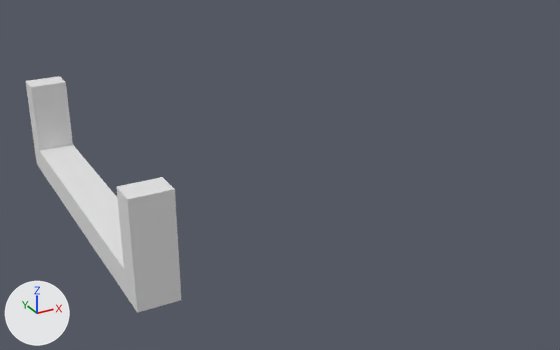
The Blender file Assets/Models/Bunker Parts/CorridorComponents/Straight Section/CorridorStraightCableSupport1.blend: old version first, new version second.
The view is the same before and after, from a 50 mm lens placed at (-0.91, -3.64, 5.68), pointed at (1.03, -0.11, 3.91). The lights are fixed; the arrows at lower left show +X, +Y and +Z.

Script lines for the objects in view, before the commit:
```python
me_cube_001 = bpy.data.meshes.new('Cube.001')
me_cube_001.from_pydata(...)  # 24 vertices, 22 faces; spans x -0.1..0.1, y -0.92..0.92, z 3.83..4.36
me_cube_001.polygons.foreach_set('use_smooth', [True] * 22)
ob_cablesupports1 = bpy.data.objects.new('CableSupports1', me_cube_001)
ob_cablesupports1.location = (0.0, 0.0, 0.0)
_m = ob_cablesupports1.modifiers.new('Mirror', 'MIRROR')
_m.use_axis = (False, False, False)
```
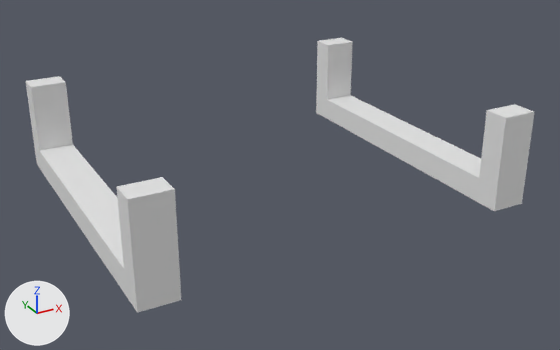
The newer file is also turned or shifted as a whole; pictures and numbers use the older file's frame.

Changed parts and their boxes [x1, y1, x2, y2] in the pictures (560 x 350 px):
'CableSupports1', reshaped (227% wider, 16% taller)
    before: [26, 76, 181, 313]
    after: [26, 38, 535, 313]
part 1 of me_cube_001, added
    after: [316, 38, 535, 211]

The edits, one by one:
me_cube_001 has 24 vertices, 22 faces and spans x -0.1..0.1, y -0.92..0.92, z 3.83..4.36.
me_cube_001 is used by ob_cablesupports1; location (0.0, 0.0, 0.0).
me_cube_001 part 1: the loose piece of 24 vertices spanning x -0.1..0.1, y -0.92..0.92, z 3.83..4.36 is copied, and the copy is moved by (2.0, 0.0, 0.0); it spans x 1.9..2.1, y -0.92..0.92, z 3.83..4.36.
